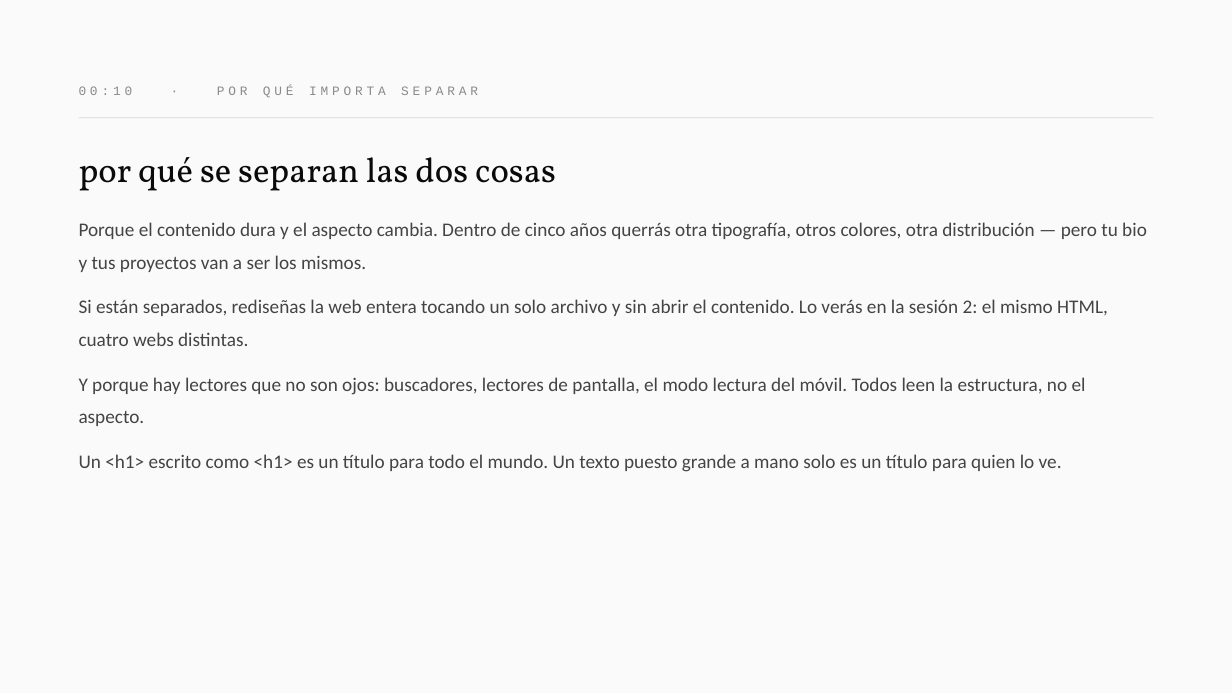
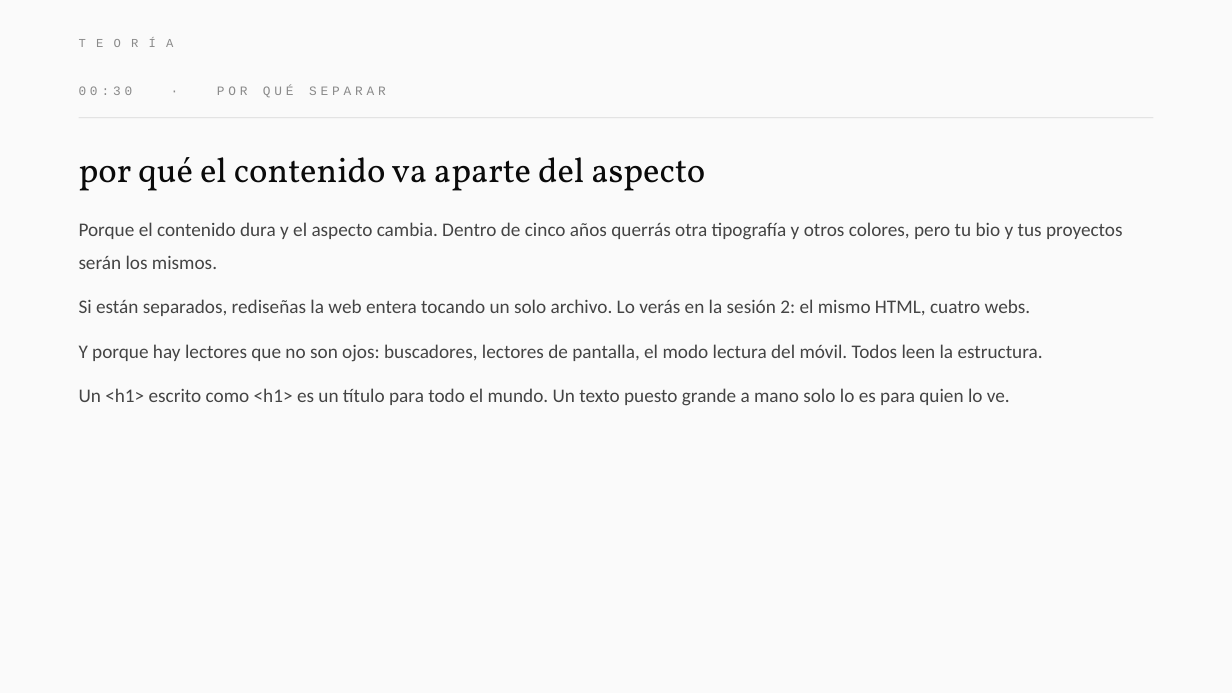
Before and after one commit to meowrhino/tallerEscocesa, a slide deck: slide 16 of presentaciones/Sesion-1-HTML.pptx (slide 10 before the commit). Drawn at 1232x693 pixels with LibreOffice and Linux fonts; fonts in the diff are those of the drawing. Boxes give left, top, right and bottom in pixels: in the first picture for what was removed or moved away, otherwise in the second. Text is boxed around its words. In the diff, an @@ line names an element or a change of style, - is before the commit and + after.

```diff
--- a/presentaciones/Sesion-1-HTML.pptx
+++ b/presentaciones/Sesion-1-HTML.pptx
@@ text added at (79,31,1153,54), 9.5 pt, text #8A8A8A @@
+TEORÍA
@@ text at (79,86,386,98): text changed @@
-00:10 · POR QUÉ IMPORTA SEPARAR
+00:30 · POR QUÉ SEPARAR
@@ text at (79,157,705,191): text changed @@
-por qué se separan las dos cosas
+por qué el contenido va aparte del aspecto
@@ text at (79,222,1123,406): text changed @@
-Porque el contenido dura y el aspecto cambia. Dentro de cinco años querrás otra tipografía, otros colores, otra distribución — pero tu bio y tus proyectos van a ser los mismos.
-Si están separados, rediseñas la web entera tocando un solo archivo y sin abrir el contenido. Lo verás en la sesión 2: el mismo HTML, cuatro webs distintas.
-Y porque hay lectores que no son ojos: buscadores, lectores de pantalla, el modo lectura del móvil. Todos leen la estructura, no el aspecto.
-Un <h1> escrito como <h1> es un título para todo el mundo. Un texto puesto grande a mano solo es un título para quien lo ve.
+Porque el contenido dura y el aspecto cambia. Dentro de cinco años querrás otra tipografía y otros colores, pero tu bio y tus proyectos serán los mismos.
+Si están separados, rediseñas la web entera tocando un solo archivo. Lo verás en la sesión 2: el mismo HTML, cuatro webs.
+Y porque hay lectores que no son ojos: buscadores, lectores de pantalla, el modo lectura del móvil. Todos leen la estructura.
+Un <h1> escrito como <h1> es un título para todo el mundo. Un texto puesto grande a mano solo lo es para quien lo ve.
```
Also in this commit, not shown: 34 other slides changed, 8 slides added, 7 slides removed, 10 other files.
